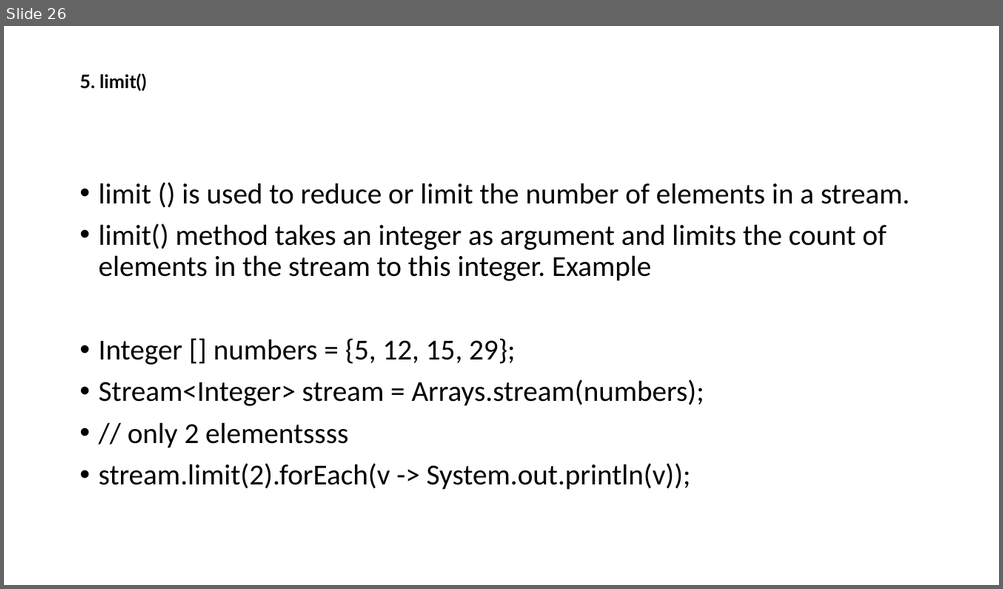
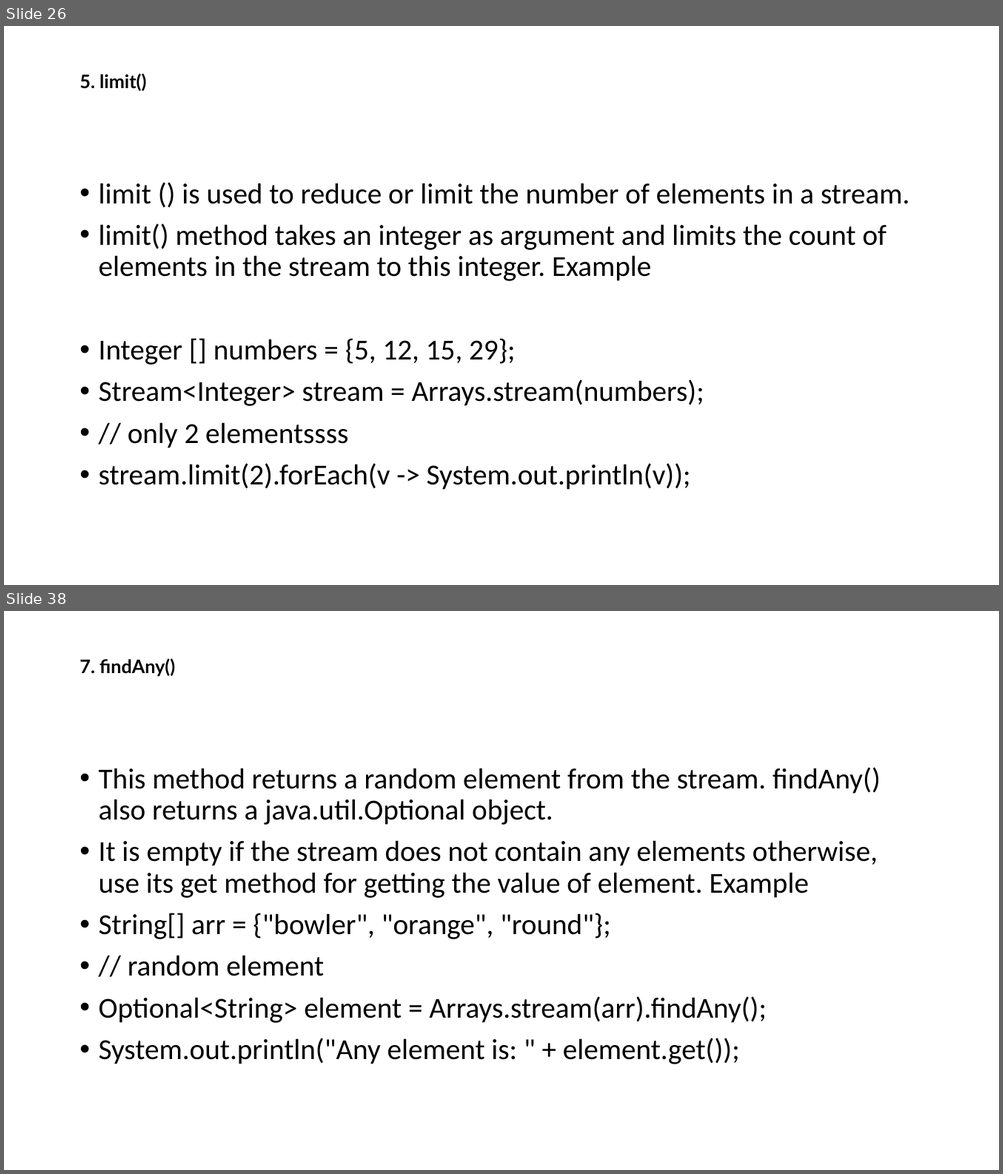
Before and after one commit to thinkervipulsrivastava/Life, a slide deck: Java8.pptx. Shown one above the other, each under a label of ours: slide 26 before the commit, slides 26 and 38 after it; the slides between them are not shown. The pictures are 1003x589 and 1003x1174 pixels, drawn with LibreOffice and Linux fonts; fonts in the diff are those of the drawing. Boxes give left, top, right and bottom in pixels: in the first picture for what was removed or moved away, otherwise in the second. Text is boxed around its words. In the diff, an @@ line names an element or a change of style, - is before the commit and + after.

```diff
--- a/Java8.pptx
+++ b/Java8.pptx
@@ slide 38 added at bbox=[4, 611, 999, 1170], background #FFFFFF @@
@@ title added at bbox=[79, 658, 175, 677], 18 pt, text #000000, bold @@
+7. findAny()
@@ text added at bbox=[99, 767, 880, 1065], 28 pt, text #000000 @@
+• This method returns a random element from the stream. findAny() also returns a java.util.Optional object.
+• It is empty if the stream does not contain any elements otherwise, use its get method for getting the value of element. Example
+• String[] arr = {"bowler", "orange", "round"};
+• // random element
+• Optional<String> element = Arrays.stream(arr).findAny();
+• System.out.println("Any element is: " + element.get());
```
Also in this commit, not shown: 3 slides changed, 17 other slides added, 4 other files.
